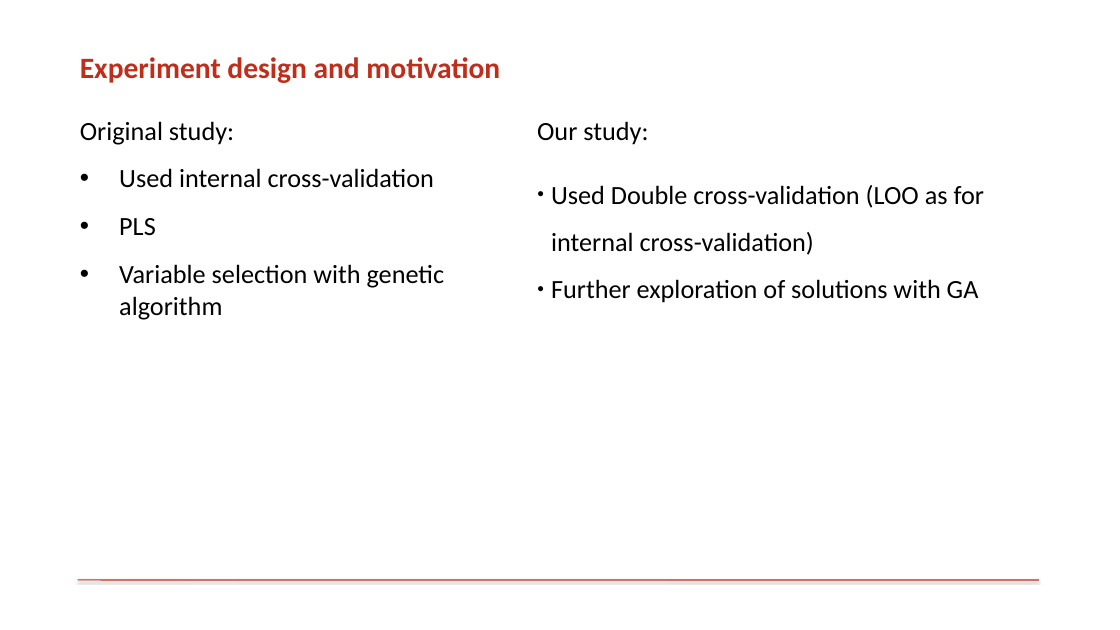
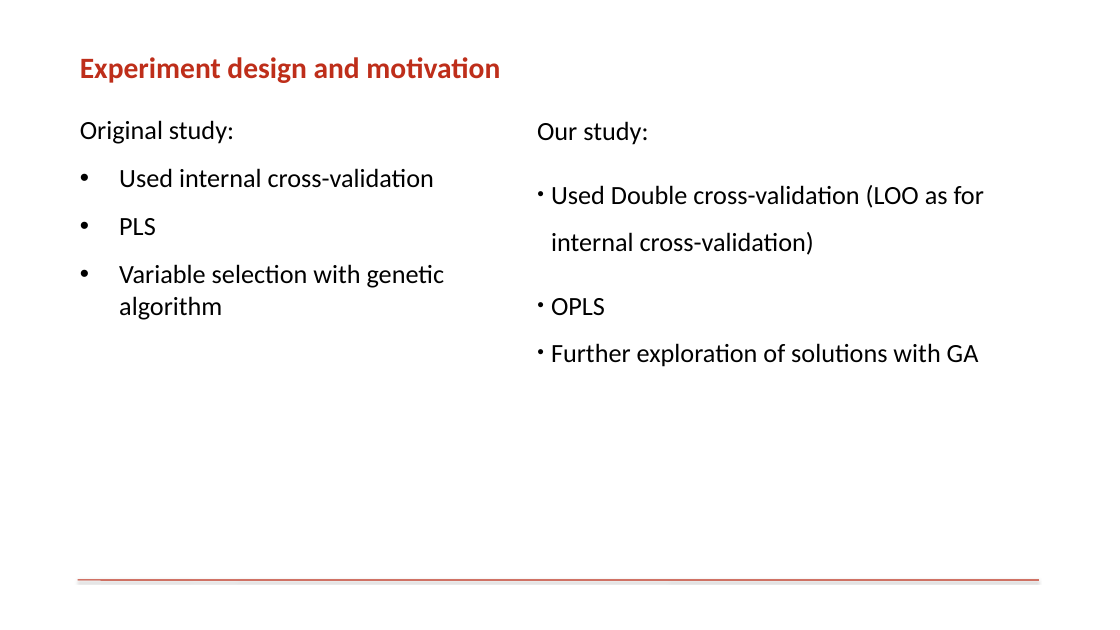
Before and after one commit to meszlili96/PatternRecognition, a slide deck: slide 4 of Presentation/presentation_ga.pptx. Drawn at 1120x630 pixels with LibreOffice and Linux fonts; fonts in the diff are those of the drawing; background and template pictures are left out. Boxes give left, top, right and bottom in pixels: in the first picture for what was removed or moved away, otherwise in the second. Text is boxed around its words. In the diff, an @@ line names an element or a change of style, - is before the commit and + after.

Commit message:
final presentation

```diff
--- a/Presentation/presentation_ga.pptx
+++ b/Presentation/presentation_ga.pptx
@@ text at bbox=[551, 298, 605, 315]: paragraph added @@
+● OPLS
```
Also in this commit, not shown: 3 other slides changed, 11 other files.
